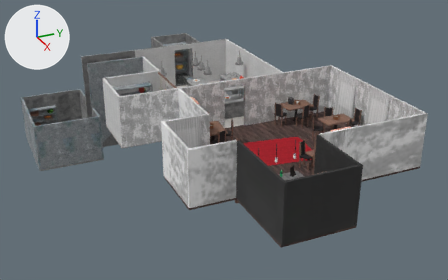
What one commit did to the glTF model act 1 object/prolog/mesh.glb.
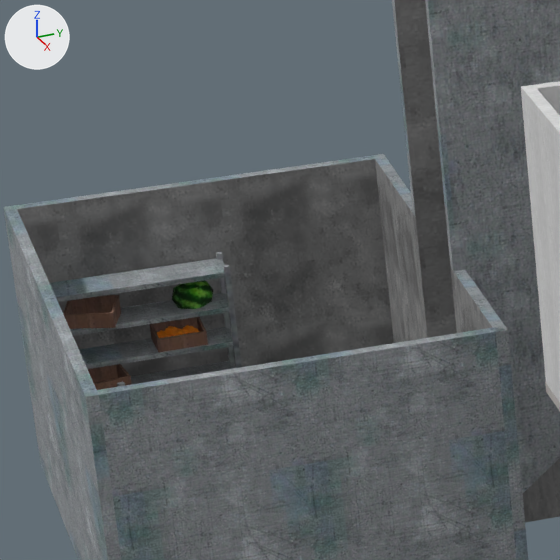
There are two pictures of each version: one whole from a 50 mm camera at (17.06, -8.83, 8.71) aimed at (-0.48, -0.94, -0.06), one close up on the part from 4% to 24% of the width and 23% to 55% of the height. Lighting does not change. The marker at upper left points along +X, +Y and +Z. The first two pictures are the older version. Where no turn or scale is listed for an object, it has been applied to the vertices. Vertices at exactly the same position are counted once.

Objects in the first close-up: 'bricks', 'decor basement'.
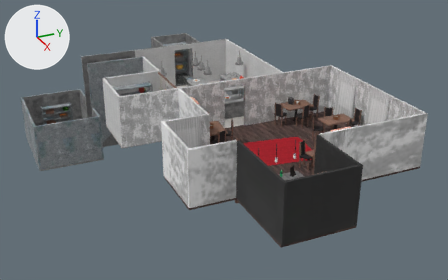
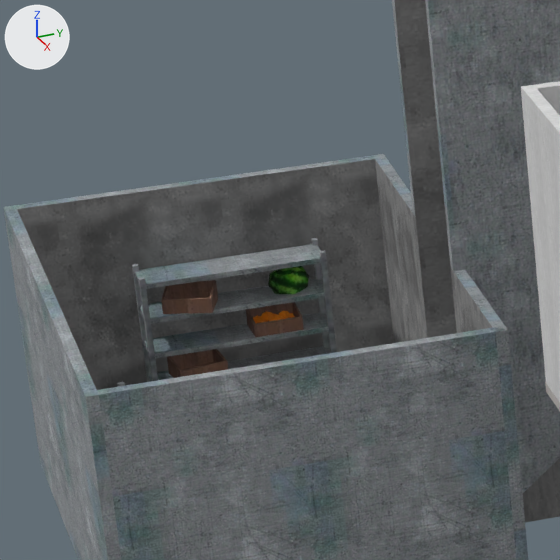
Patch to the scene script:
```diff
--- a/act 1 object/prolog/mesh.glb.py
+++ b/act 1 object/prolog/mesh.glb.py
@@ me_sphere_014_001 @@
 me_sphere_014_001.from_pydata(...)  # 984 vertices, 1590 faces; spans x -0.15..2.95, y -0.7..1.43, z -0.66..0.56
 # used by ob_decor_basement; location = (-6.963, -5.921, -0.948)
+# me_sphere_014_001 part 1: the loose piece of 16 vertices spanning x -0.12..0.12, y -0.01..0.3, z 0.04..0.17 is moved by (0.0, 0.61, 0.0)
+# me_sphere_014_001 part 2: the loose piece of 16 vertices spanning x -0.15..0.14, y -0.54..-0.19, z -0.19..-0.06 is moved by (0.0, 0.61, 0.0)
+# me_sphere_014_001 part 3: the loose piece of 16 vertices spanning x -0.15..0.18, y -0.55..-0.18, z 0.28..0.41 is moved by (0.0, 0.61, 0.0)
+# me_sphere_014_001 part 4: the loose piece of 13 vertices spanning x -0.04..0.05, y 0.02..0.1, z 0.06..0.12 is moved by (0.0, 0.61, 0.0)
+# me_sphere_014_001 part 5: the loose piece of 13 vertices spanning x -0.11..-0.03, y 0.01..0.09, z 0.06..0.12 is moved by (0.0, 0.61, 0.0)
+# me_sphere_014_001 part 6: the loose piece of 13 vertices spanning x -0.05..0.04, y 0.16..0.25, z 0.09..0.15 is moved by (0.0, 0.61, 0.0)
+# me_sphere_014_001 part 7: the loose piece of 13 vertices spanning x 0.01..0.1, y 0.11..0.2, z 0.09..0.15 is moved by (0.0, 0.61, 0.0)
+# me_sphere_014_001 part 8: the loose piece of 13 vertices spanning x -0.08..0.01, y 0.06..0.15, z 0.09..0.15 is moved by (0.0, 0.61, 0.0)
+# me_sphere_014_001 part 9: the loose piece of 26 vertices spanning x -0.12..0.1, y 0.13..0.4, z 0.25..0.46 is moved by (0.0, 0.61, 0.0)
+# me_sphere_014_001 part 10: the loose piece of 8 vertices spanning x 0.1..0.14, y -0.67..-0.64, z -0.66..0.56 is moved by (0.0, 0.61, 0.0)
+# me_sphere_014_001 part 11: the loose piece of 8 vertices spanning x -0.14..-0.11, y -0.67..-0.64, z -0.66..0.56 is moved by (0.0, 0.61, 0.0)
+# me_sphere_014_001 part 12: the loose piece of 8 vertices spanning x 0.1..0.14, y 0.46..0.49, z -0.66..0.56 is moved by (0.0, 0.61, 0.0)
+# me_sphere_014_001 part 13: the loose piece of 8 vertices spanning x -0.14..-0.11, y 0.46..0.49, z -0.66..0.56 is moved by (0.0, 0.61, 0.0)
+# me_sphere_014_001 part 14: the loose piece of 8 vertices spanning x -0.14..0.13, y -0.66..0.48, z 0.49..0.52 is moved by (0.0, 0.61, 0.0)
+# me_sphere_014_001 part 15: the loose piece of 8 vertices spanning x -0.14..0.13, y -0.66..0.48, z 0.25..0.29 is moved by (0.0, 0.61, 0.0)
+# me_sphere_014_001 part 16: the loose piece of 8 vertices spanning x -0.14..0.13, y -0.66..0.48, z 0.02..0.05 is moved by (0.0, 0.61, 0.0)
+# me_sphere_014_001 part 17: the loose piece of 8 vertices spanning x -0.14..0.13, y -0.66..0.48, z -0.22..-0.19 is moved by (0.0, 0.61, 0.0)
 me_sphere_014_001.materials.append(mat_wood)
```

What differs and where, as boxes [x1, y1, x2, y2] in the close-ups (560 x 560 px; the box of a moved part takes in the faces that stretch with it):
'decor basement', reshaped: before [50, 252, 242, 390]; after [117, 238, 337, 387]
part 1 of me_sphere_014_001, moved or reshaped: before [150, 317, 208, 352]; after [246, 302, 304, 337]
part 2 of me_sphere_014_001, moved or reshaped: before [88, 364, 132, 390]; after [167, 349, 228, 378]
part 3 of me_sphere_014_001, moved or reshaped: before [63, 295, 121, 329]; after [161, 280, 218, 314]
part 4 of me_sphere_014_001, moved or reshaped: before [160, 334, 170, 338]; after [256, 319, 267, 323]
part 5 of me_sphere_014_001, moved or reshaped: before [157, 330, 165, 338]; after [253, 316, 261, 323]
part 6 of me_sphere_014_001, moved or reshaped: before [182, 325, 195, 334]; after [278, 311, 290, 319]
part 7 of me_sphere_014_001, moved or reshaped: before [175, 330, 188, 336]; after [272, 315, 284, 321]
part 8 of me_sphere_014_001, moved or reshaped: before [164, 326, 178, 336]; after [260, 312, 273, 321]
part 9 of me_sphere_014_001, moved or reshaped: before [172, 280, 213, 309]; after [268, 266, 309, 294]
part 10 of me_sphere_014_001, moved or reshaped (not visible before): after [139, 277, 158, 381]
part 11 of me_sphere_014_001, moved or reshaped (not visible before): after [132, 264, 151, 382]
part 12 of me_sphere_014_001, moved or reshaped: before [223, 265, 242, 368]; after [319, 250, 337, 353]
part 13 of me_sphere_014_001, moved or reshaped: before [216, 252, 235, 363]; after [311, 238, 330, 349]
part 14 of me_sphere_014_001, moved or reshaped: before [50, 258, 225, 302]; after [135, 244, 321, 289]
part 15 of me_sphere_014_001, moved or reshaped: before [70, 293, 229, 336]; after [140, 279, 325, 324]
part 16 of me_sphere_014_001, moved or reshaped: before [79, 327, 233, 369]; after [144, 312, 329, 359]
part 17 of me_sphere_014_001, moved or reshaped: before [131, 361, 235, 384]; after [149, 346, 330, 382]
